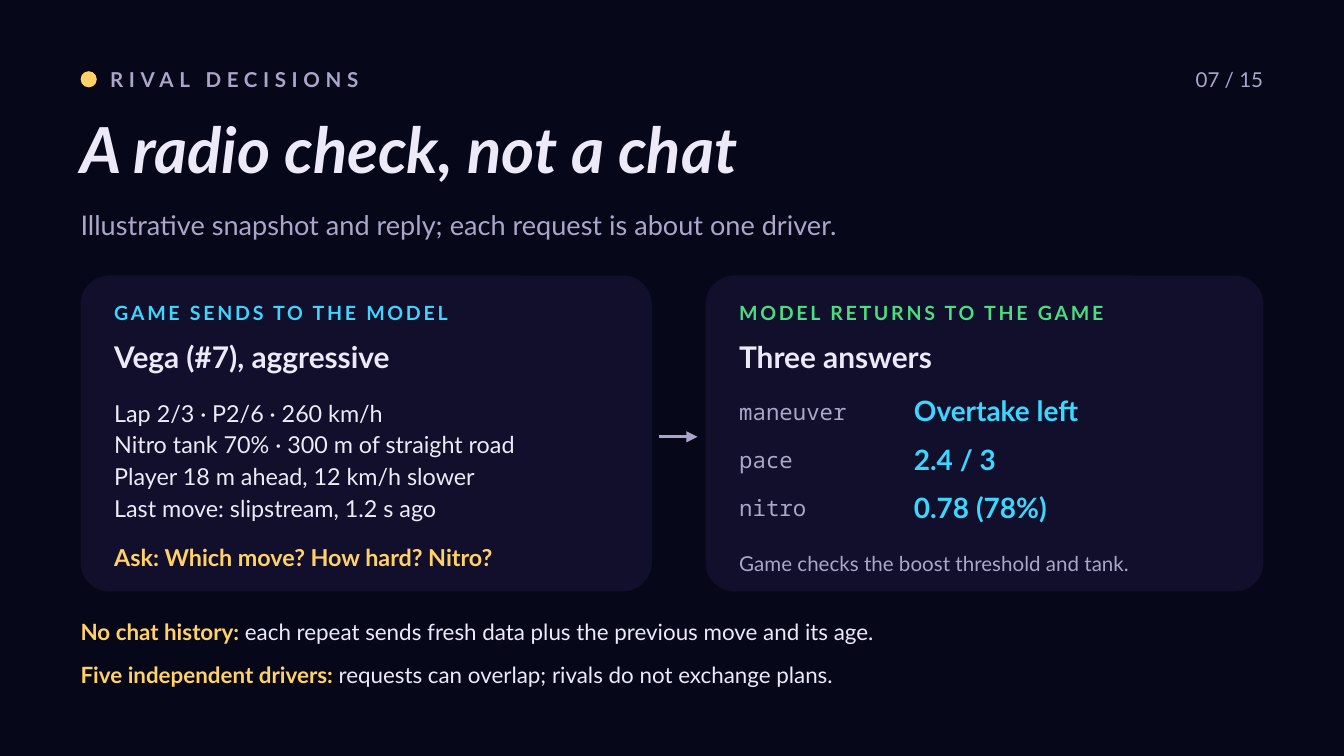
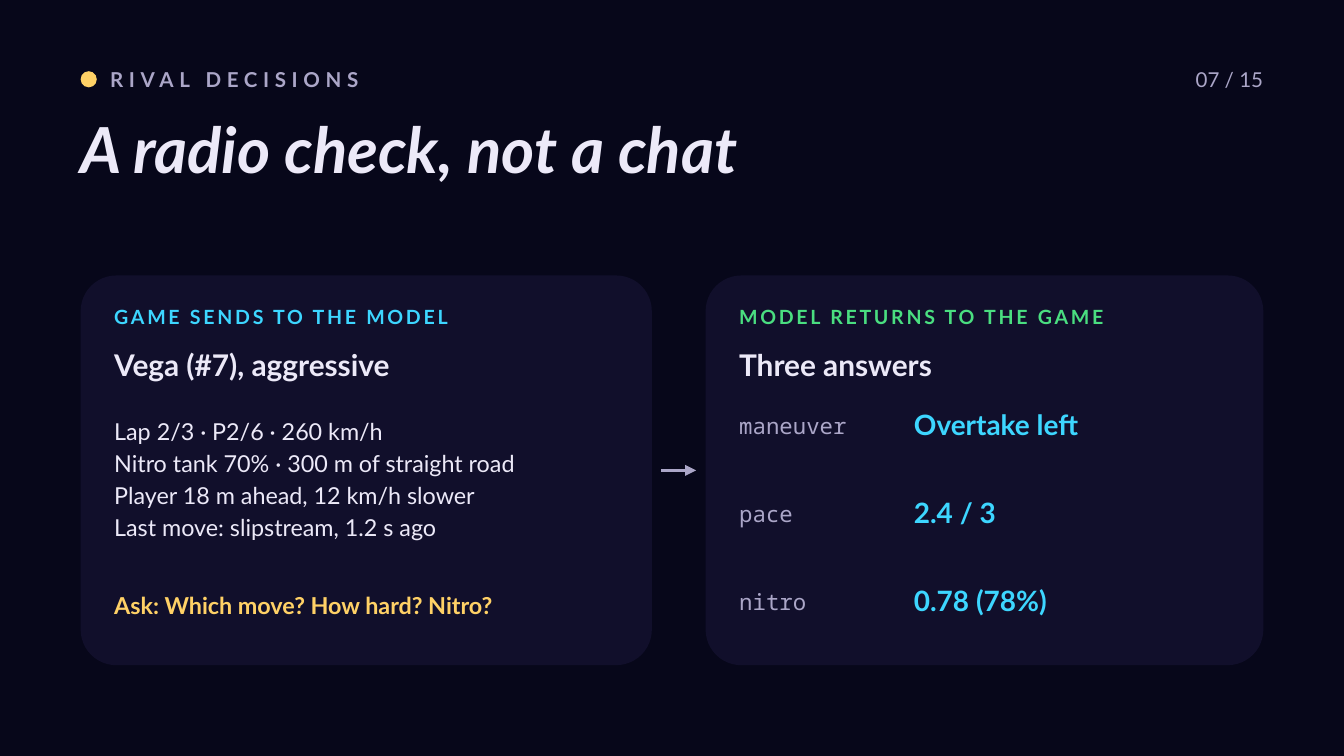
Before and after one commit to roryp/racing, a slide deck: slide 8 of docs/luna-gp-deck.pptx. Drawn at 1344x756 pixels with LibreOffice and Linux fonts; fonts in the diff are those of the drawing. Boxes give left, top, right and bottom in pixels: in the first picture for what was removed or moved away, otherwise in the second. Text is boxed around its words. In the diff, an @@ line names an element or a change of style, - is before the commit and + after.

```diff
--- a/docs/luna-gp-deck.pptx
+++ b/docs/luna-gp-deck.pptx
@@ text removed at box(81, 215, 837, 240) @@
-Illustrative snapshot and reply; each request is about one driver.
@@ rounded rectangle: place and size @@
-rounded rectangle at box(81, 276, 652, 591)
+rounded rectangle at box(81, 276, 652, 665)
@@ rounded rectangle: place and size @@
-rounded rectangle at box(706, 276, 1263, 591)
+rounded rectangle at box(706, 276, 1263, 665)
@@ text "GAME SENDS TO THE MODEL": place and size @@
-text "GAME SENDS TO THE MODEL" at box(114, 305, 447, 320)
+text "GAME SENDS TO THE MODEL" at box(114, 309, 447, 324)
@@ text "MODEL RETURNS TO THE GAME": place and size @@
-text "MODEL RETURNS TO THE GAME" at box(739, 305, 1103, 320)
+text "MODEL RETURNS TO THE GAME" at box(739, 309, 1103, 324)
@@ text "Vega (#7), aggressive": place and size @@
-text "Vega (#7), aggressive" at box(114, 344, 390, 374)
+text "Vega (#7), aggressive" at box(114, 352, 390, 382)
@@ text "Three answers": place and size @@
-text "Three answers" at box(739, 346, 932, 369)
+text "Three answers" at box(739, 354, 932, 377)
@@ text "Lap 2/3 · P2/6 · ...": place and size @@
-text "Lap 2/3 · P2/6 · ..." at box(114, 404, 515, 522)
+text "Lap 2/3 · P2/6 · ..." at box(114, 422, 515, 541)
@@ text "maneuver": place and size @@
-text "maneuver" at box(739, 408, 846, 420)
+text "maneuver" at box(739, 422, 846, 434)
@@ text "Overtake left": place and size @@
-text "Overtake left" at box(914, 400, 1078, 422)
+text "Overtake left" at box(914, 414, 1078, 436)
@@ arrow moved from (659, 437) - (698, 437) to (661, 470) - (696, 470) @@
@@ text "pace": place and size @@
-text "pace" at box(739, 456, 793, 474)
+text "pace" at box(739, 510, 793, 527)
@@ text "2.4 / 3": place and size @@
-text "2.4 / 3" at box(914, 449, 996, 471)
+text "2.4 / 3" at box(914, 502, 996, 524)
@@ text removed at box(739, 556, 1128, 571) @@
-Game checks the boost threshold and tank.
@@ text "Ask: Which move? How hard? ...": place and size @@
-text "Ask: Which move? How hard? ..." at box(114, 548, 492, 566)
+text "Ask: Which move? How hard? ..." at box(114, 596, 492, 614)
@@ text "nitro": place and size @@
-text "nitro" at box(739, 499, 806, 516)
+text "nitro" at box(739, 593, 806, 610)
@@ text "0.78 (78%)": place and size @@
-text "0.78 (78%)" at box(914, 496, 1047, 523)
+text "0.78 (78%)" at box(914, 589, 1047, 616)
@@ text removed at box(81, 623, 874, 644) @@
-No chat history: each repeat sends fresh data plus the previous move and its age.
@@ text removed at box(81, 666, 832, 687) @@
-Five independent drivers: requests can overlap; rivals do not exchange plans.
```
Also in this commit, not shown: 11 other slides changed.
